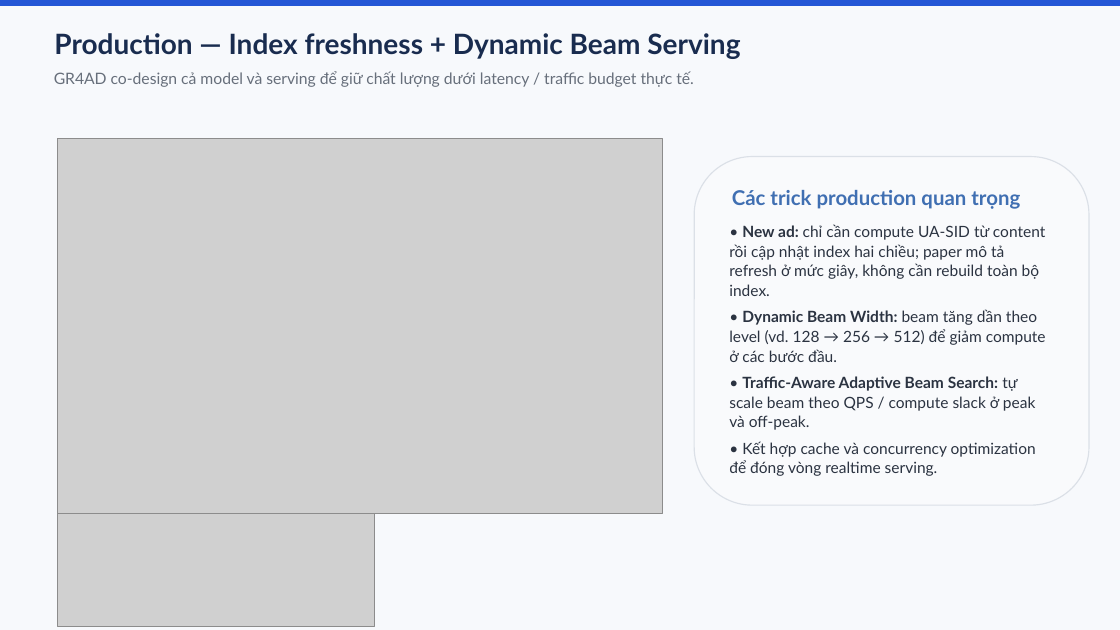
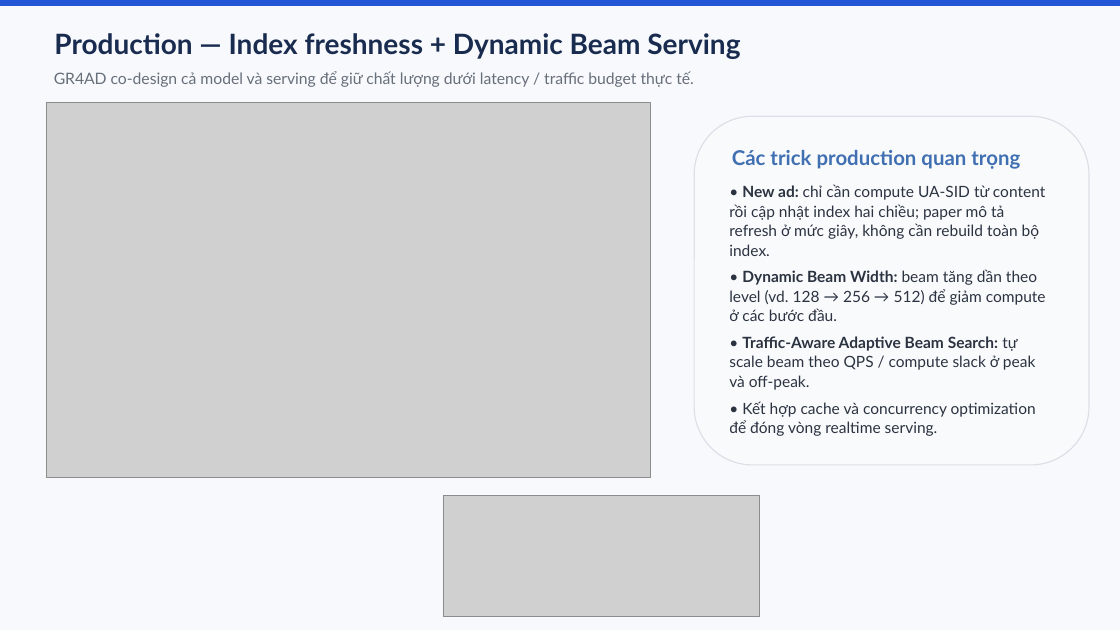
Before and after one commit to nam-htran/VSF-MiniApp-Ecommerce, a slide deck: slide 11 of docs/18-08/Slide.pptx. Drawn at 1120x630 pixels with LibreOffice and Linux fonts; fonts in the diff are those of the drawing; grey boxes stand for pictures. Boxes give left, top, right and bottom in pixels: in the first picture for what was removed or moved away, otherwise in the second. Text is boxed around its words. In the diff, an @@ line names an element or a change of style, - is before the commit and + after.

Commit message:
update slide

```diff
--- a/docs/18-08/Slide.pptx
+++ b/docs/18-08/Slide.pptx
@@ picture: place and size @@
-picture at [57, 138, 662, 513]
+picture at [46, 103, 651, 478]
@@ 2 texts, 1 rounded rectangle: place and size @@
-2 texts, 1 rounded rectangle at [694, 156, 1089, 505]
+2 texts, 1 rounded rectangle at [694, 116, 1089, 465]
@@ picture: place and size @@
-picture at [57, 505, 374, 626]
+picture at [444, 496, 760, 617]
```
